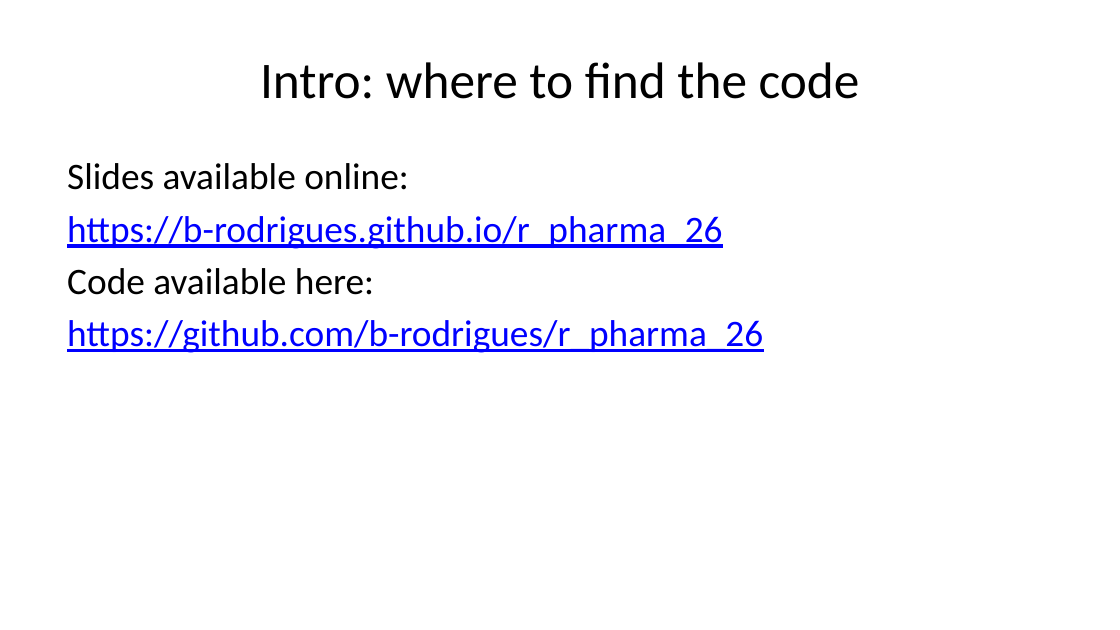
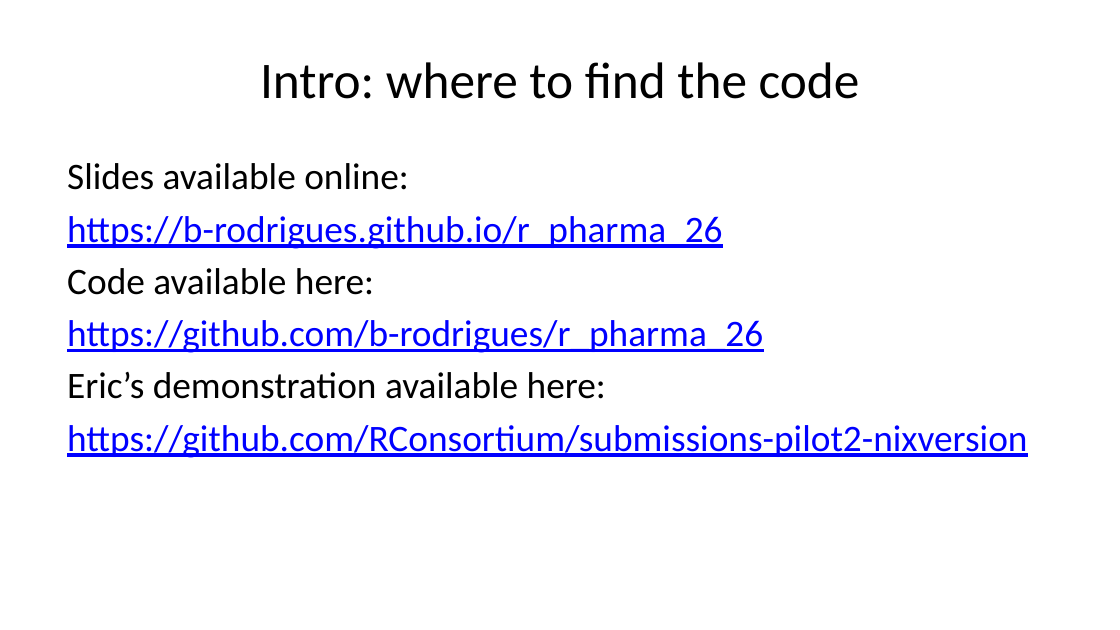
Before and after one commit to b-rodrigues/r_pharma_26, a slide deck: slide 9 of docs/index.pptx (slide 8 before the commit). Drawn at 1120x630 pixels with LibreOffice and Linux fonts; fonts in the diff are those of the drawing. Boxes give left, top, right and bottom in pixels: in the first picture for what was removed or moved away, otherwise in the second. Text is boxed around its words. In the diff, an @@ line names an element or a change of style, - is before the commit and + after.

```diff
--- a/docs/index.pptx
+++ b/docs/index.pptx
@@ text at (x1=67, y1=372, x2=1027, y2=458): paragraphs added @@
+Eric’s demonstration available here:
+https://github.com/RConsortium/submissions-pilot2-nixversion
```
Also in this commit, not shown: 1 slide added, 14 other files.
